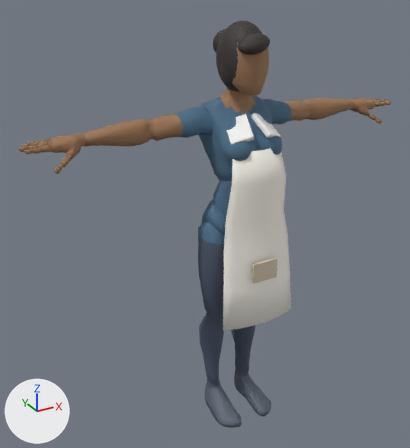
The glTF model godot/assets/models/char_art_elite.glb: old version first, new version second.
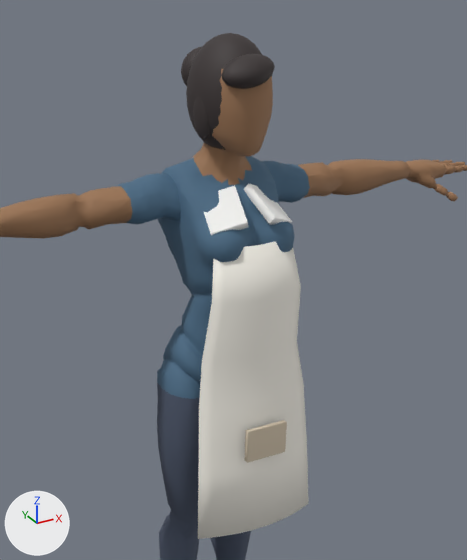
There are two pictures of each version: one whole from a 50 mm lens placed at (-1.243, -1.962, 2.004), pointed at (-0.126, 0.07, 0.988), one close up on the part from 25% to 95% of the width and 0% to 77% of the height. Arrows for +X, +Y and +Z are at lower left; the lights stay in place. The older version's two pictures come first. Vertices at exactly the same position are counted once.

In view in the first close-up: 'ApronPocket', 'ArtApron', 'EliteCollar_L', 'EliteCollar_R', 'HairCap', 'Mannequin_F', 'PoniDepan', 'SideHair_R' and 1 more.
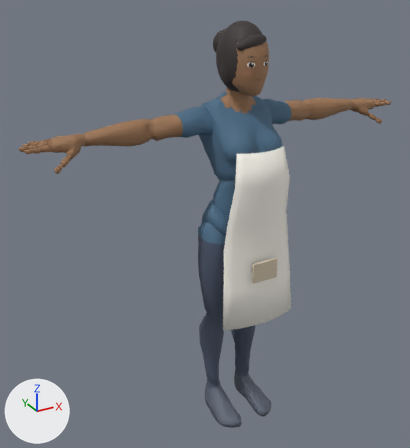
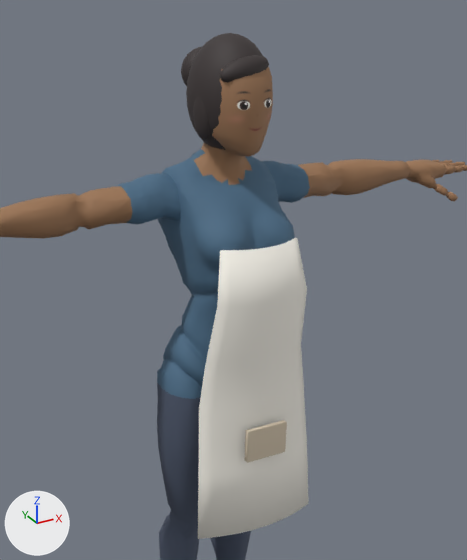
The change, as a diff of the scene's bpy script:
```diff
--- a/godot/assets/models/char_art_elite.glb.py
+++ b/godot/assets/models/char_art_elite.glb.py
@@ me_artapronmesh @@
 # used by ob_artapron; location = (0.0, 0.0, 0.0)
-me_artapronmesh.from_pydata(...)  # 132 vertices, 260 faces; spans x -0.18..0.18, y -0.228..-0.126, z 0.599..1.37
+me_artapronmesh.from_pydata(...)  # 132 vertices, 260 faces; spans x -0.18..0.18, y -0.228..-0.152, z 0.599..1.37
+# me_artapronmesh part 1: all 22 vertices in x -0.112..0.112, y -0.168..-0.126, z 1.368..1.37 are moved by (0.0, -0.028, 0.0)
+# me_artapronmesh part 2: all 22 vertices in x -0.132..0.132, y -0.196..-0.154, z 1.239..1.24 are moved by (0.0, -0.026, 0.0)
+# me_artapronmesh part 3: 11 of the vertices in x -0.145..0.145, y -0.176..-0.14, z 1.08 are moved by (0.0, -0.018, 0.0)
+# me_artapronmesh part 4: 11 of the vertices in x -0.142..0.142, y -0.169..-0.134, z 1.08 are moved by (0.0, -0.018, 0.001)
 me_artapronmesh.materials.append(mat_artapron)
@@ me_sphere_003 @@
 # used by ob_ponidepan; location = (0.0, 0.0, 0.0)
-me_sphere_003.from_pydata(...)  # 146 vertices, 288 faces; spans x -0.0787..0.0507, y -0.153..-0.0594, z 1.7297..1.8028
+me_sphere_003.from_pydata(...)  # 146 vertices, 288 faces; spans x -0.0767..0.0527, y -0.1161..-0.0603, z 1.7378..1.7987
+# me_sphere_003 part 5: the whole mesh is multiplied about its middle by the matrix ((0.992, 0.012, 0.039), (0.012, 0.597, -0.055), (0.039, -0.055, 0.818)), then moved by (0.002, 0.018, 0.002)
 me_sphere_003.materials.append(mat_indonesianhair)
@@ ob_elitecollar_l @@
-ob_elitecollar_l = bpy.data.objects.new('EliteCollar_L', me_cube_001)
-ob_elitecollar_l.location = (0.0, 0.0, 0.0)
@@ ob_elitecollar_r @@
-ob_elitecollar_r = bpy.data.objects.new('EliteCollar_R', me_cube)
-ob_elitecollar_r.location = (0.0, 0.0, 0.0)
```

Boxes [x1, y1, x2, y2] around the edits, measured in the close-ups (467 x 560 px; the box of a moved part takes in the faces that stretch with it):
'ArtApron', reshaped: before [198, 242, 309, 539]; after [198, 238, 309, 539]
'PoniDepan', reshaped (9% narrower, 19% shorter): before [221, 54, 275, 89]; after [220, 55, 269, 83]
'EliteCollar_R', deleted: before [204, 185, 249, 235]
'EliteCollar_L', deleted: before [244, 184, 292, 225]
part 1 of me_artapronmesh, moved or reshaped (not visible before): after [250, 238, 296, 250]
part 2 of me_artapronmesh, moved or reshaped: before [212, 242, 301, 304]; after [217, 238, 307, 307]
part 3 of me_artapronmesh, moved or reshaped: before [199, 287, 304, 410]; after [199, 290, 307, 410]
part 4 of me_artapronmesh, moved or reshaped (mostly hidden): before [199, 322, 209, 406]; after [199, 325, 214, 408]
